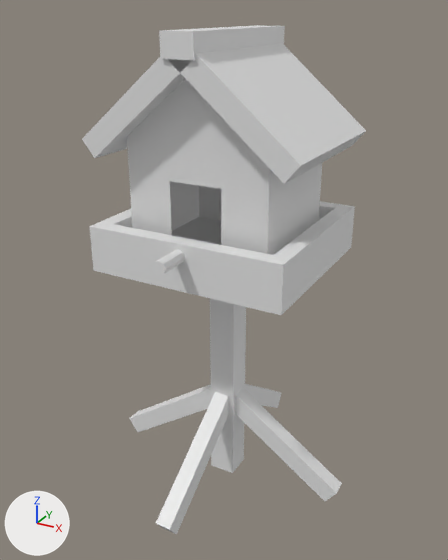
One commit to the Blender file assets/game-assets/BirdHouse.blend: the scene before it, then after it.
Camera for both pictures: a 50 mm lens placed at (0.743, -1.376, 1.311), pointed at (-0.009, -0.008, 0.627). Arrows for +X, +Y and +Z are at lower left; the lights stay in place. The first picture is the older version.

Before the edit, the objects in view are built like this:
```python
ob_birdhouse_angled_supports = bpy.data.objects.new('Birdhouse_Angled_Supports', me_birdhouse_angled_supports)
ob_birdhouse_angled_supports.location = (0.0, 0.0, -0.15)
ob_birdhouse_angled_supports.rotation_euler = (0.0, 0.0, -0.785)  # degrees (0, 0, -45)
ob_birdhouse_cabin_walls = bpy.data.objects.new('Birdhouse_Cabin_Walls', me_birdhouse_cabin_walls)
ob_birdhouse_cabin_walls.location = (0.0, 0.0, 0.0)
ob_birdhouse_center_post = bpy.data.objects.new('Birdhouse_Center_Post', me_birdhouse_center_post_001)
ob_birdhouse_center_post.location = (0.0, 0.0, -0.15)
ob_birdhouse_perch = bpy.data.objects.new('Birdhouse_Perch', me_birdhouse_perch)
ob_birdhouse_perch.location = (0.0, 0.0, -0.15)
ob_birdhouse_ridge_cap = bpy.data.objects.new('Birdhouse_Ridge_Cap', me_birdhouse_ridge_cap)
ob_birdhouse_ridge_cap.location = (0.0, 0.0, -0.15)
ob_birdhouse_roof_panels = bpy.data.objects.new('Birdhouse_Roof_Panels', me_birdhouse_roof_panels)
ob_birdhouse_roof_panels.location = (0.0, 0.0, -0.15)
ob_birdhouse_upper_platform = bpy.data.objects.new('Birdhouse_Upper_Platform', me_birdhouse_upper_platform_001)
ob_birdhouse_upper_platform.location = (0.0, 0.0, -0.15)
```
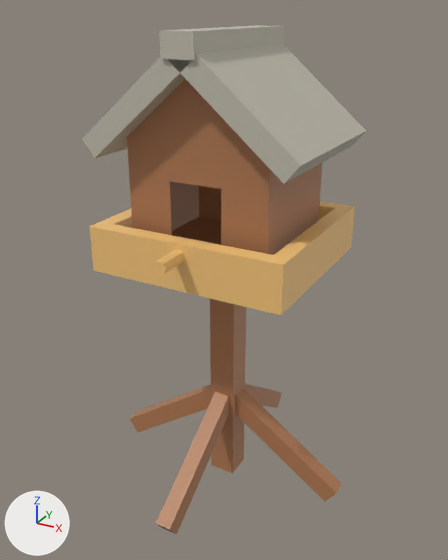
Where the newer file only moved an object's origin or applied its transform, the numbers keep the older frame.

What differs and where, as boxes (x1, y1, x2, y2) in the pictures (448 x 560 px):
```json
{"object": "Birdhouse_Cabin_Walls", "change": "recoloured", "before": [127, 79, 322, 255], "after": [127, 79, 322, 255], "on screen": "white to orange"}
{"object": "Birdhouse_Roof_Panels", "change": "recoloured", "before": [82, 44, 366, 184], "after": [82, 44, 366, 184], "on screen": "white to light grey"}
{"object": "Birdhouse_Upper_Platform", "change": "recoloured", "before": [89, 201, 355, 315], "after": [89, 201, 355, 315], "on screen": "white to orange"}
{"object": "Birdhouse_Angled_Supports", "change": "recoloured", "before": [129, 384, 342, 534], "after": [129, 384, 342, 534], "on screen": "white to orange"}
{"object": "Birdhouse_Center_Post", "change": "recoloured", "before": [210, 299, 246, 473], "after": [210, 299, 246, 473], "on screen": "white to orange"}
{"object": "Birdhouse_Ridge_Cap", "change": "recoloured", "before": [159, 25, 285, 60], "after": [159, 25, 285, 60], "on screen": "white to light grey"}
{"object": "Birdhouse_Perch", "change": "recoloured", "before": [153, 249, 185, 275], "after": [153, 249, 185, 275], "on screen": "white to orange"}
```

Scene script edits in JSON lines:
```json
{"op": "set", "path": "mat_bh_flat_dark_wood.base_color", "old": "(0.8, 0.8, 0.8)", "new": "(0.45, 0.2, 0.09)", "note": "white #e7e7e7 -> orange #b37c55"}
{"op": "set", "path": "mat_bh_flat_light_wood.base_color", "old": "(0.8, 0.8, 0.8)", "new": "(0.95, 0.58, 0.2)", "note": "white #e7e7e7 -> orange #f9c87c"}
{"op": "set", "path": "mat_bh_flat_warm_gray_roof.base_color", "old": "(0.8, 0.8, 0.8)", "new": "(0.55, 0.52, 0.43)", "note": "white #e7e7e7 -> light grey #c4bfaf"}
```
